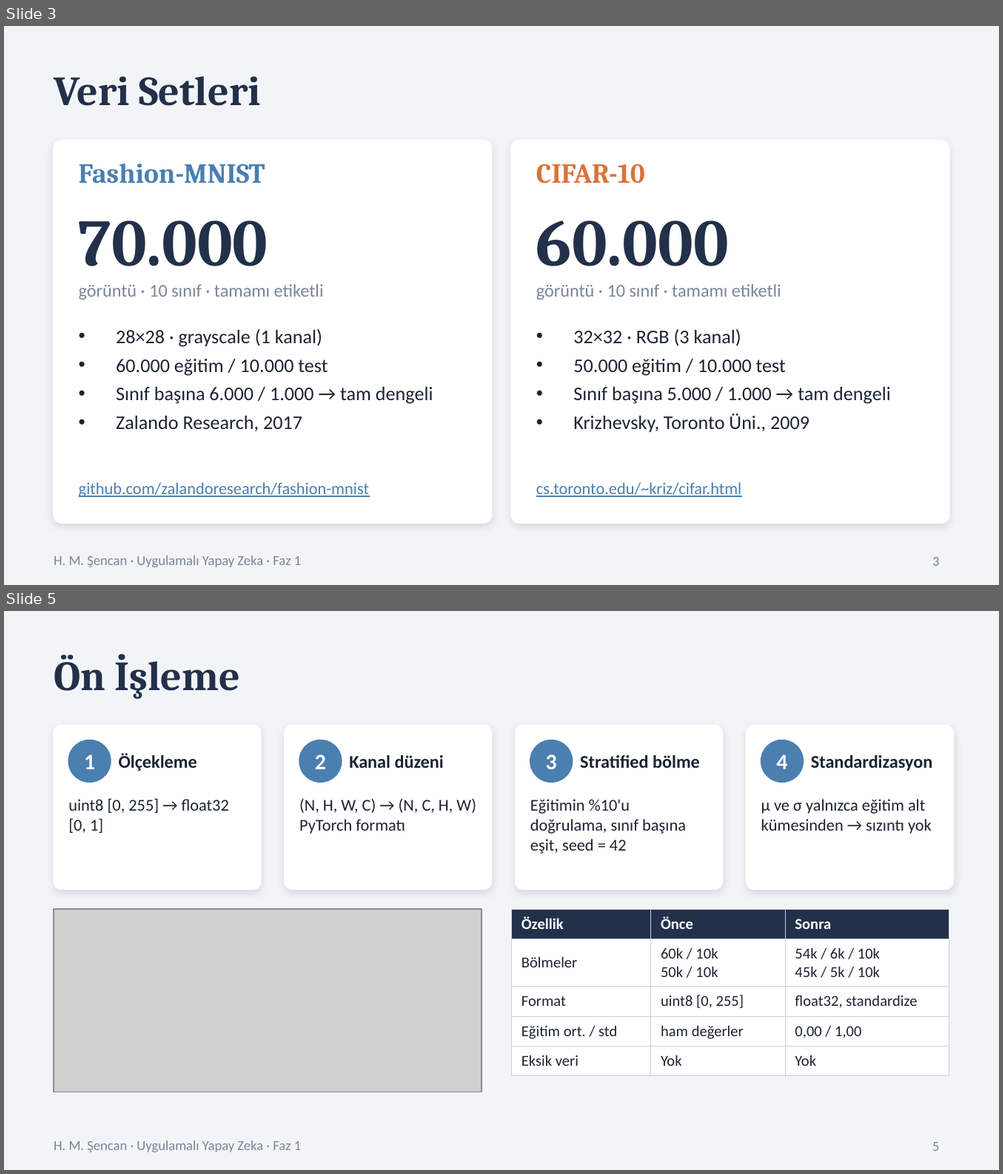
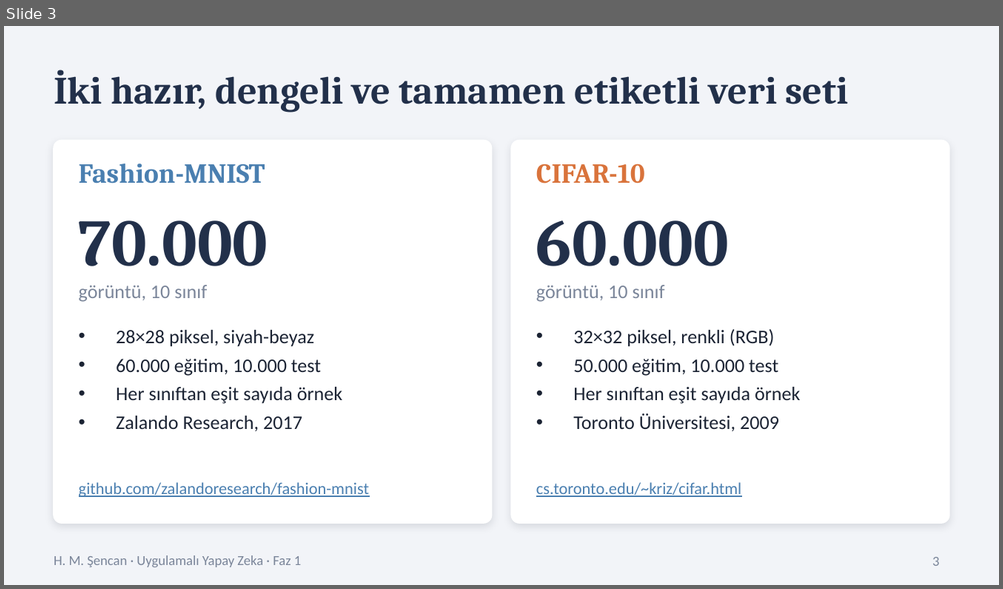
Before and after one commit to shencan03/uyz-odev, a slide deck: docs/Faz1_Sunum.pptx. Shown one above the other, each under a label of ours: slides 3 and 5 before the commit, slide 3 after it; the slides between them are not shown. The pictures are 1003x1174 and 1003x589 pixels, drawn with LibreOffice and Linux fonts; fonts in the diff are those of the drawing; grey boxes stand for pictures. Boxes give left, top, right and bottom in pixels: in the first picture for what was removed or moved away, otherwise in the second. Text is boxed around its words. In the diff, an @@ line names an element or a change of style, - is before the commit and + after.

```diff
--- a/docs/Faz1_Sunum.pptx
+++ b/docs/Faz1_Sunum.pptx
@@ slide 5 removed at (4,611,999,1170), background #F2F4F8; not listed: 1 template element that a slide beside it also shows @@
@@ title removed at (54,654,240,699) @@
-Ön İşleme
@@ rounded rectangle removed at (54,726,261,889) @@
@@ ellipse removed at (68,741,111,782) @@
@@ rounded rectangle removed at (284,726,492,889) @@
@@ ellipse removed at (299,741,341,782) @@
@@ rounded rectangle removed at (515,726,722,889) @@
@@ ellipse removed at (530,741,572,782) @@
@@ rounded rectangle removed at (746,726,953,889) @@
@@ ellipse removed at (761,741,802,782) @@
@@ text removed at (84,755,95,769) @@
-1
@@ text removed at (119,754,197,771) @@
-Ölçekleme
@@ text removed at (315,755,326,769) @@
-2
@@ text removed at (349,755,444,768) @@
-Kanal düzeni
@@ text removed at (546,755,557,769) @@
-3
@@ text removed at (580,755,700,768) @@
-Stratified bölme
@@ text removed at (776,755,787,769) @@
-4
@@ text removed at (811,755,933,771) @@
-Standardizasyon
@@ text removed at (68,798,229,833) @@
-uint8 [0, 255] → float32 [0, 1]
@@ text removed at (299,799,476,834) @@
-(N, H, W, C) → (N, C, H, W) PyTorch formatı
@@ text removed at (530,799,686,854) @@
-Eğitimin %10'u doğrulama, sınıf başına eşit, seed = 42
@@ text removed at (761,799,931,834) @@
-μ ve σ yalnızca eğitim alt kümesinden → sızıntı yok
@@ picture removed at (54,909,481,1092) @@
@@ table removed at (511,909,949,1069), 5 rows, 3 columns @@
-Özellik | Önce | Sonra
-Bölmeler | 60k / 10k / 50k / 10k | 54k / 6k / 10k / 45k / 5k / 10k
-Format | uint8 [0, 255] | float32, standardize
-Eğitim ort. / std | ham değerler | 0,00 / 1,00
-Eksik veri | Yok | Yok
@@ page number removed at (932,1142,939,1151) @@
-5
@@ slide 3 changed as well @@
@@ title at (54,70,848,113): text changed; size 30 to 28 pt @@
-Veri Setleri
+İki hazır, dengeli ve tamamen etiketli veri seti
@@ text at (79,285,207,302): text changed; size 13 to 14 pt @@
-görüntü · 10 sınıf · tamamı etiketli
+görüntü, 10 sınıf
@@ text at (536,285,665,302): text changed; size 13 to 14 pt @@
-görüntü · 10 sınıf · tamamı etiketli
+görüntü, 10 sınıf
@@ text at (116,330,342,404): text changed @@
-• 28×28 · grayscale (1 kanal)
-• 60.000 eğitim / 10.000 test
-• Sınıf başına 6.000 / 1.000 → tam dengeli
+• 28×28 piksel, siyah-beyaz
+• 60.000 eğitim, 10.000 test
+• Her sınıftan eşit sayıda örnek
@@ text at (573,329,800,432): text changed @@
-• 32×32 · RGB (3 kanal)
-• 50.000 eğitim / 10.000 test
-• Sınıf başına 5.000 / 1.000 → tam dengeli
-• Krizhevsky, Toronto Üni., 2009
+• 32×32 piksel, renkli (RGB)
+• 50.000 eğitim, 10.000 test
+• Her sınıftan eşit sayıda örnek
+• Toronto Üniversitesi, 2009
```
Also in this commit, not shown: 5 other slides changed, 2 slides added, 1 other slide removed, 1 other file.
